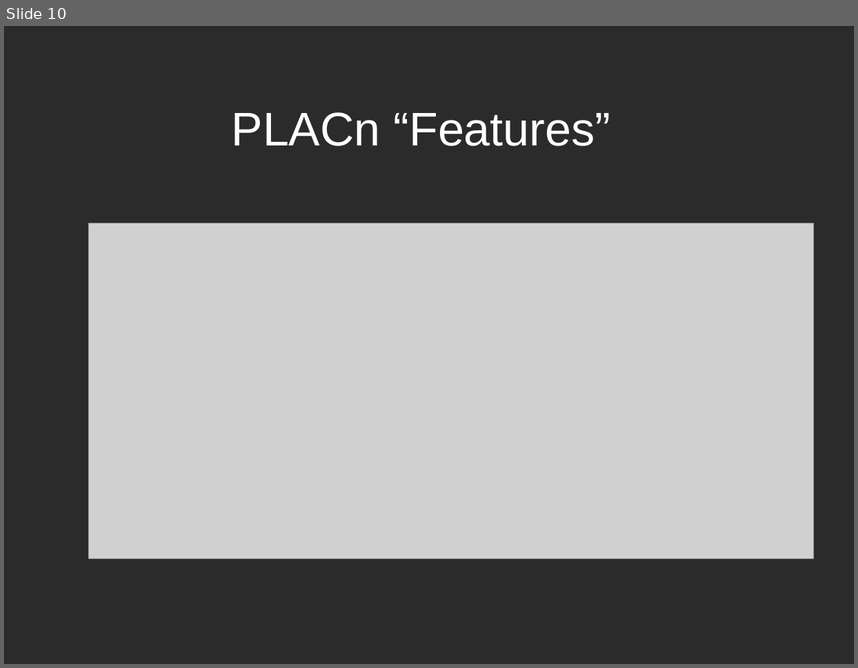
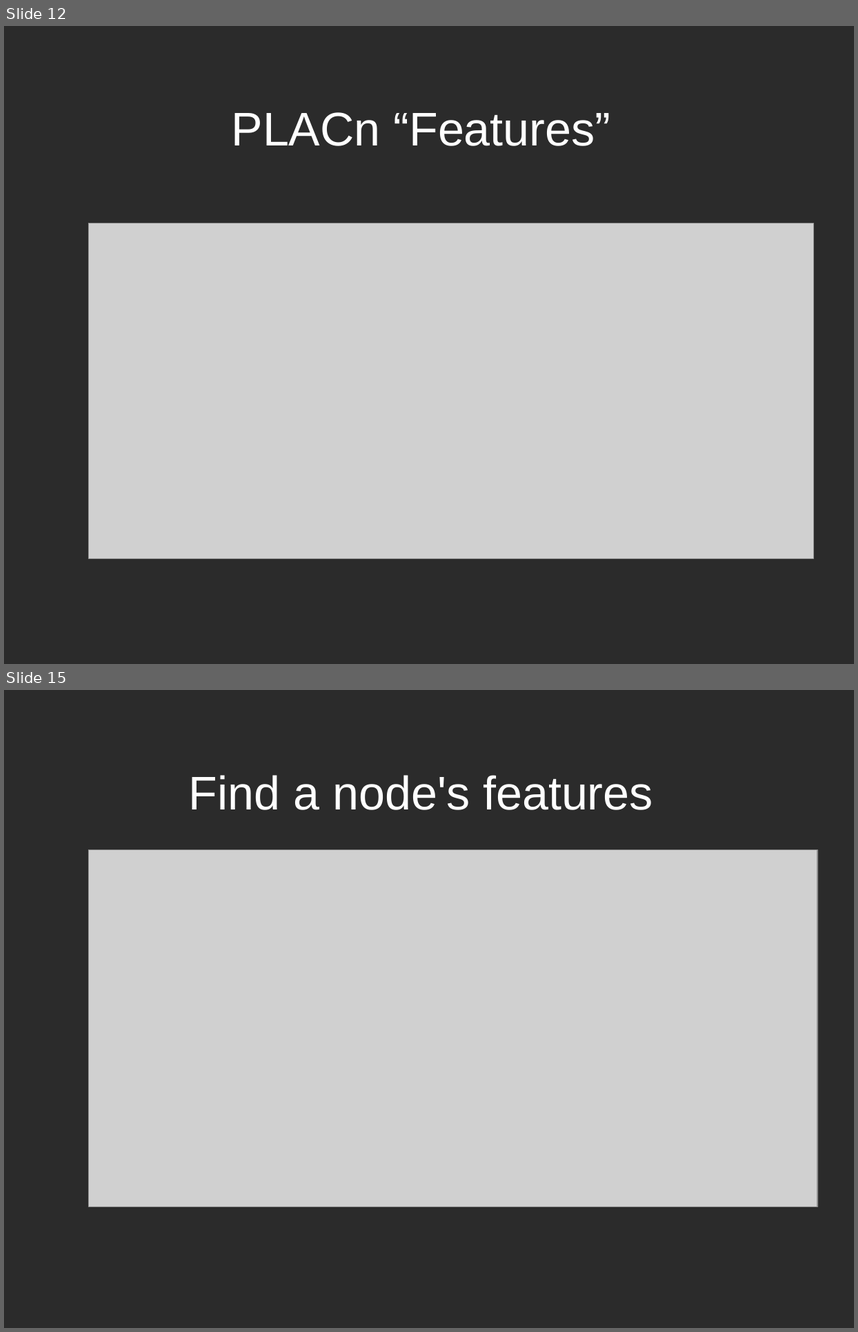
Before and after one commit to jaemuzzin/plagnn, a slide deck: presentation final.odp. Shown one above the other, each under a label of ours: slide 10 before the commit, slides 12 and 15 after it; the slides between them are not shown. The pictures are 858x668 and 858x1332 pixels, drawn with LibreOffice and Linux fonts; fonts in the diff are those of the drawing; grey boxes stand for pictures; background and template pictures are left out; a plain dark background stands for a picture behind light text. Boxes give left, top, right and bottom in pixels: in the first picture for what was removed or moved away, otherwise in the second. Text is boxed around its words. In the diff, an @@ line names an element or a change of style, - is before the commit and + after.

```diff
--- a/presentation final.odp
+++ b/presentation final.odp
@@ slide 15 added at (4,690,854,1328), background picture (left out) @@
@@ title added at (189,775,653,810), 44 pt, text #FFFFFF @@
+Find a node's features
@@ picture added at (89,849,818,1207) @@
@@ what was slide 10 is now slide 12 @@
```
Also in this commit, not shown: 1 slide changed, 5 other slides added, 1 slide removed, 1 other file.
